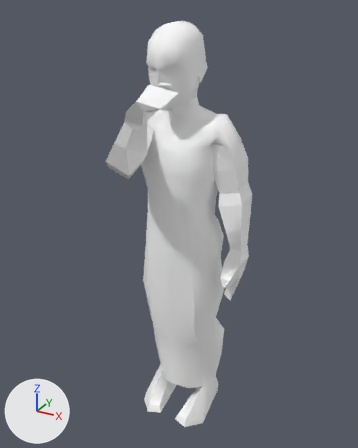
What one commit did to the FBX model GraffitiTest/media/anims_X/Bob_Spray.fbx.
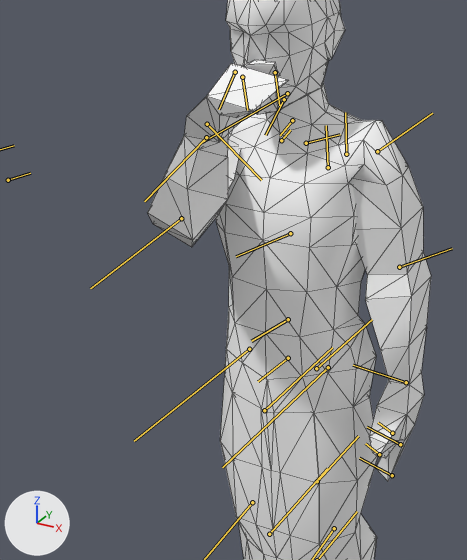
Each version is shown whole from a camera (50 mm lens) standing at (0.516, -0.925, 1.007) and looking at (0.02, -0.023, 0.556), then close up on the part from 8% to 76% of the width and 11% to 76% of the height. The axes (+X, +Y, +Z) are drawn at lower left. The lights are the same throughout. Both versions are drawn at frame 20 of the action 'Bob_Spray'; the numbers are the values there. The bones that bend it are drawn over the model as lines in the close-ups. The close-ups show mesh edges as thin lines.

Names of what the first close-up shows: 'Body'.
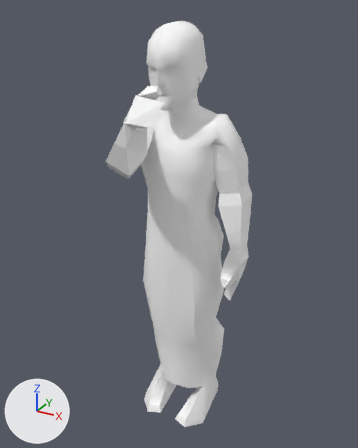
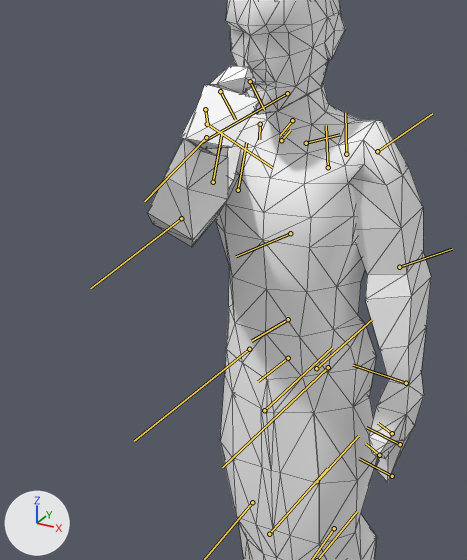
Changed parts and their boxes [x1, y1, x2, y2] in the close-ups (467 x 560 px):
'Body', posed: [147, 0, 431, 560] in both
bone 'Bip01_R_Hand', root to tip: before (207, 124) to (261, 180); after (207, 124) to (272, 167)

The edits, one by one:
Bone 'Bip01_R_Hand' (bone_bip01_r_hand) turns from (0, 0, 0) to (16, 30, 6) degrees about its own x, y and z.
